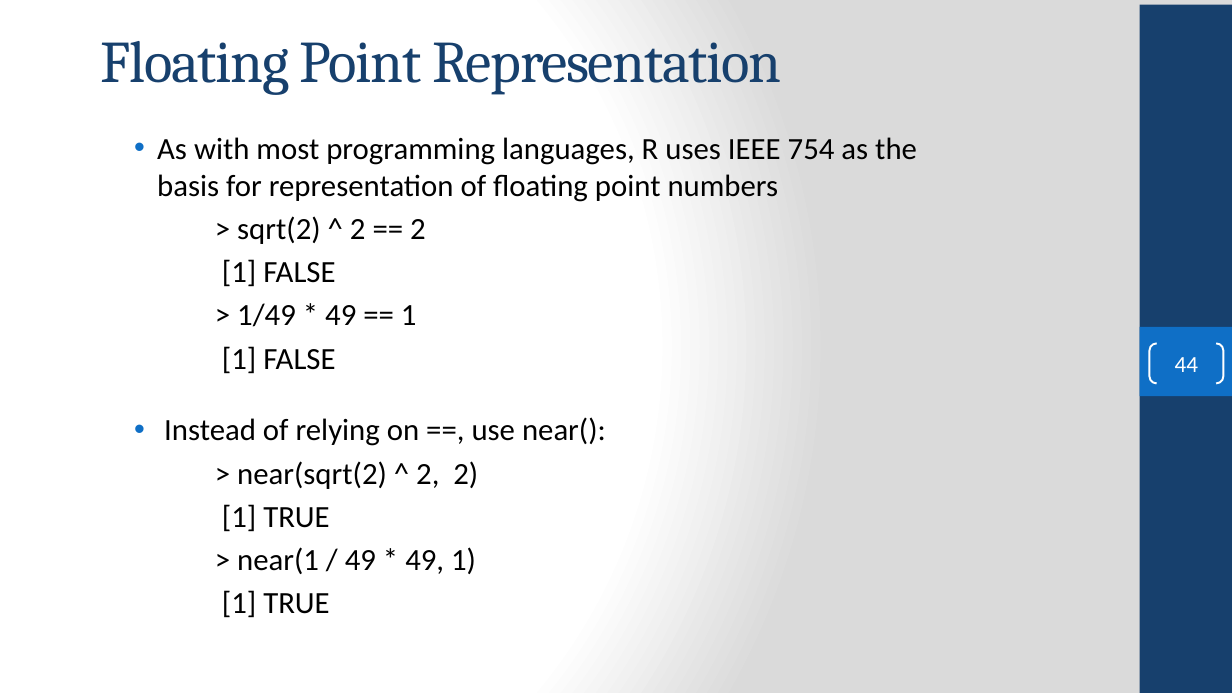
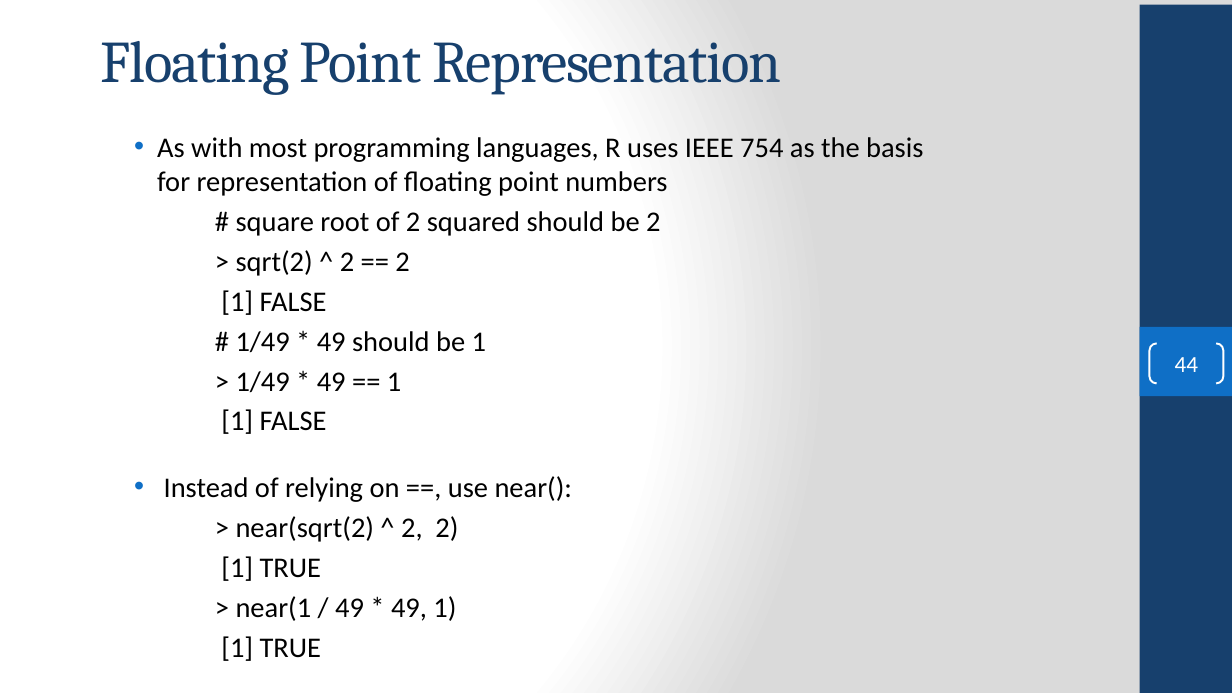
Before and after one commit to FSCJ-COP2073C/cop2073c-FullContent, a slide deck: slide 44 of slides/COP2073C-Module10.pptx. Drawn at 1232x693 pixels with LibreOffice and Linux fonts; fonts in the diff are those of the drawing; background and template pictures are left out. Boxes give left, top, right and bottom in pixels: in the first picture for what was removed or moved away, otherwise in the second. Text is boxed around its words. In the diff, an @@ line names an element or a change of style, - is before the commit and + after.

```diff
--- a/slides/COP2073C-Module10.pptx
+++ b/slides/COP2073C-Module10.pptx
@@ text at (x1=157, y1=137, x2=923, y2=661): size 24 to 22.2 pt in "As with most programming languages, R uses ...", "> sqrt(2) ^ 2 == 2", "[1] FALSE", "> 1/49 * 49 == 1" and 6 more places @@
@@ text at (x1=236, y1=211, x2=660, y2=236): paragraph added @@
+# square root of 2 squared should be 2
@@ text at (x1=236, y1=331, x2=486, y2=353): paragraph added @@
+# 1/49 * 49 should be 1
```
Also in this commit, not shown: 5 other slides changed, 1 other file.
